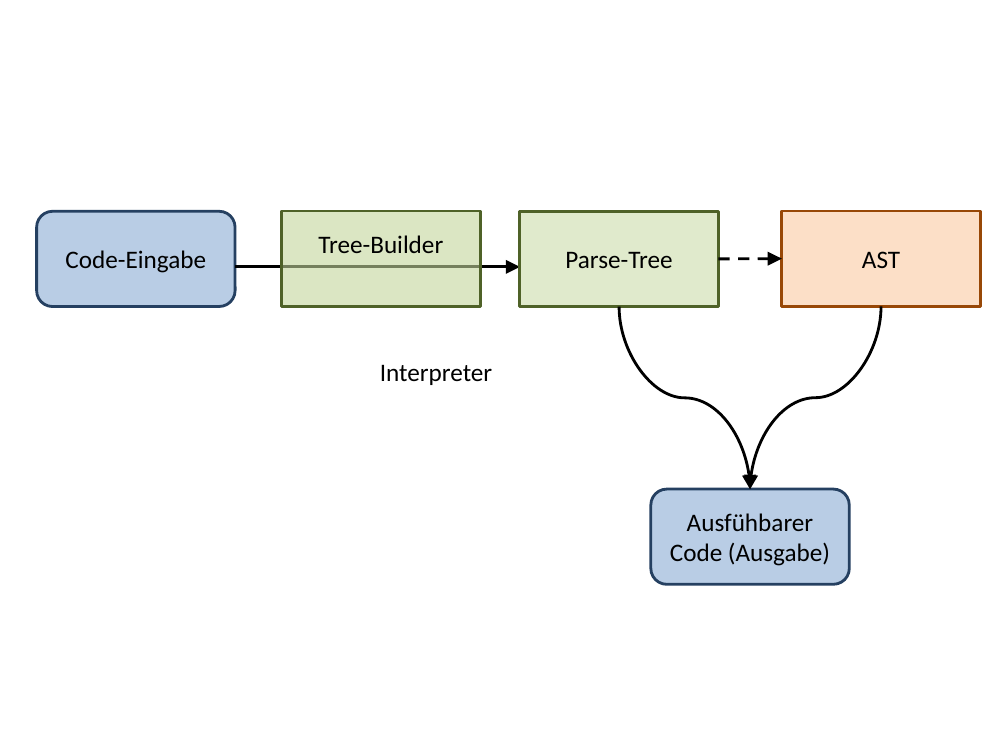
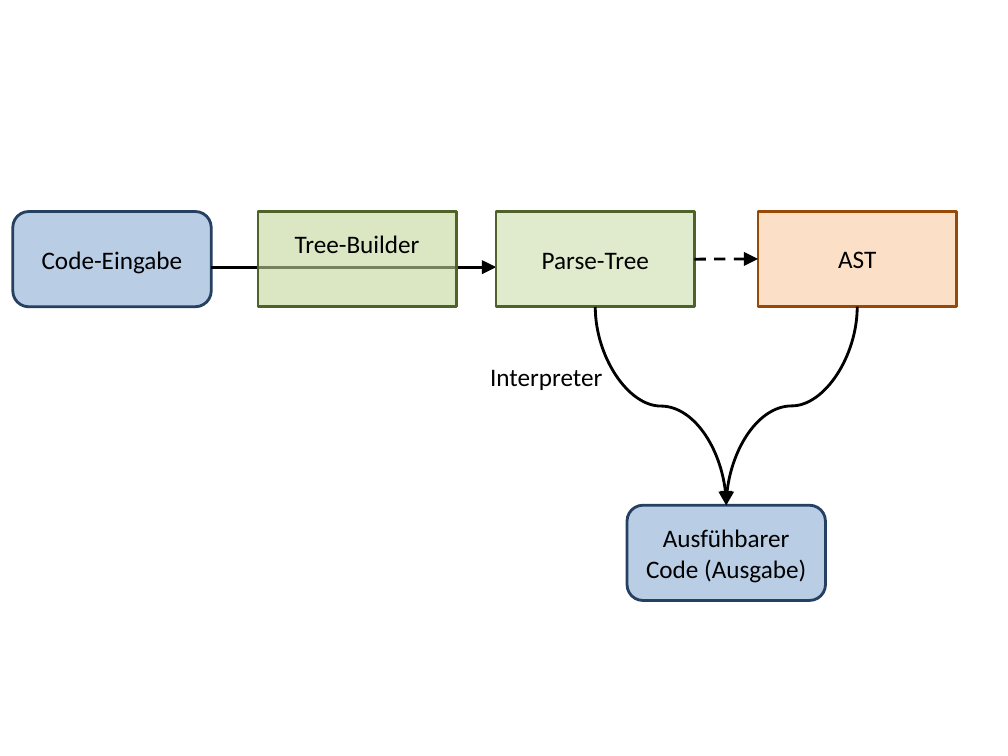
Before and after one commit to Guldenbart/MA, a slide deck: slide 1 of latex/images/kapitel4/komponenten.pptx. Drawn at 1008x756 pixels with LibreOffice and Linux fonts; fonts in the diff are those of the drawing. Boxes give left, top, right and bottom in pixels: in the first picture for what was removed or moved away, otherwise in the second. Text is boxed around its words. In the diff, an @@ line names an element or a change of style, - is before the commit and + after.

```diff
--- a/latex/images/kapitel4/komponenten.pptx
+++ b/latex/images/kapitel4/komponenten.pptx
@@ 3 rectangles, 2 arrows, 1 rounded rectangle: place and size @@
-3 rectangles, 2 arrows, 1 rounded rectangle at (36,211,981,306)
+3 rectangles, 2 arrows, 1 rounded rectangle at (13,212,957,306)
@@ curved arrow moved from (619, 306) - (750, 489) to (596, 306) - (726, 505) @@
@@ curved arrow moved from (881, 306) - (750, 489) to (857, 306) - (726, 505) @@
@@ text "Interpreter": place and size @@
-text "Interpreter" at (380,364,492,385)
+text "Interpreter" at (490,369,602,390)
@@ rounded rectangle "Ausfühbarer Code (Ausgabe)": place and size @@
-rounded rectangle "Ausfühbarer Code (Ausgabe)" at (651,489,850,584)
+rounded rectangle "Ausfühbarer Code (Ausgabe)" at (627,505,826,600)
```
Also in this commit, not shown: 4 other files.
